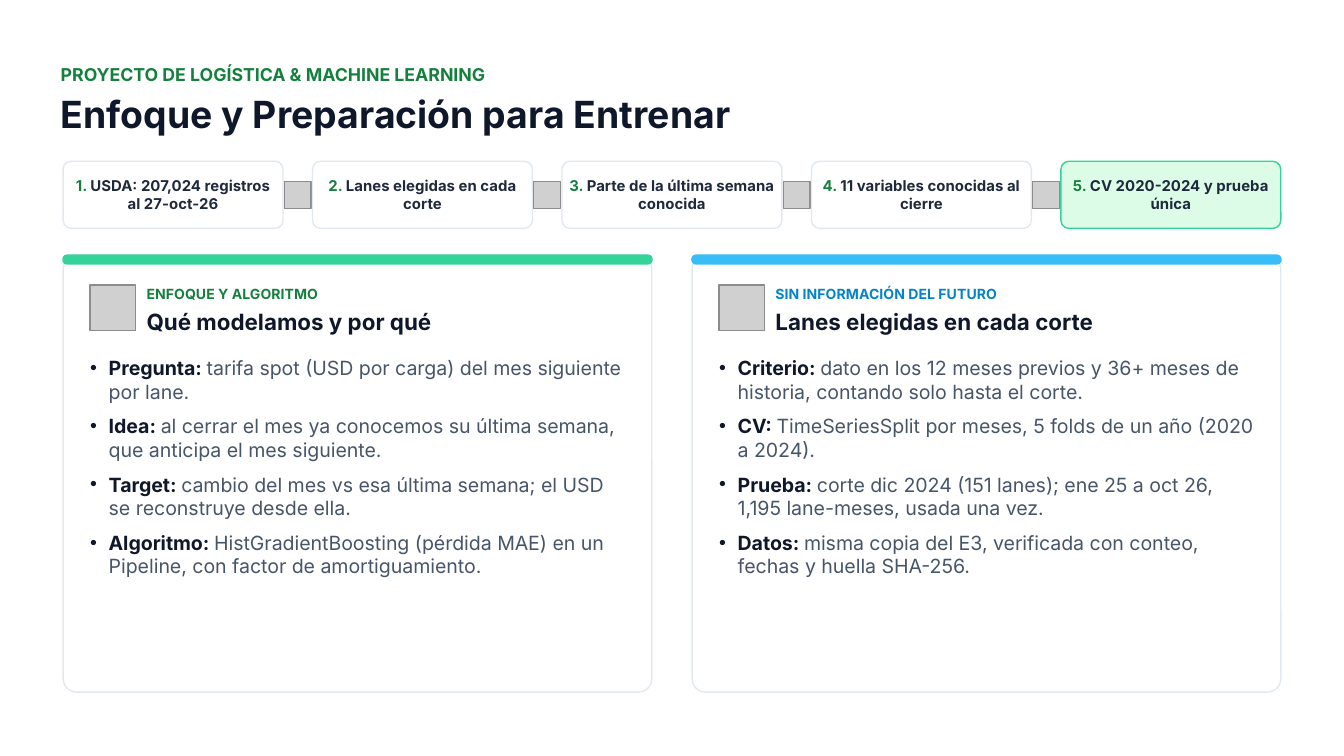
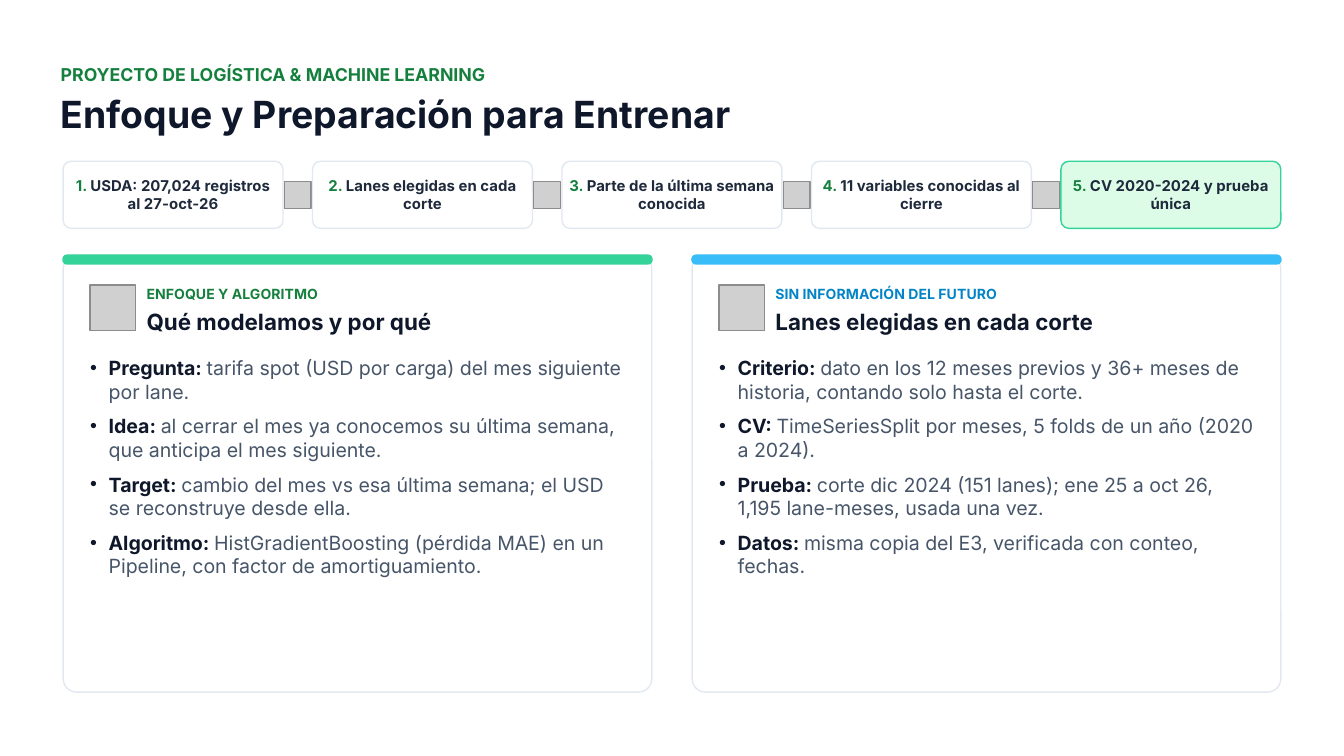
Before and after one commit to jmartinezvogel/reefer-spot-rate-forecasting, a slide deck: slide 2 of docs/ML_E4_Equipo1.pptx. Drawn at 1344x756 pixels with LibreOffice and Linux fonts; fonts in the diff are those of the drawing; grey boxes stand for pictures. Boxes give left, top, right and bottom in pixels: in the first picture for what was removed or moved away, otherwise in the second. Text is boxed around its words. In the diff, an @@ line names an element or a change of style, - is before the commit and + after.

```diff
--- a/docs/ML_E4_Equipo1.pptx
+++ b/docs/ML_E4_Equipo1.pptx
@@ text at (738, 535, 1198, 573): text changed @@
-• Datos: misma copia del E3, verificada con conteo, fechas y huella SHA-256.
+• Datos: misma copia del E3, verificada con conteo, fechas.
```
Also in this commit, not shown: 3 other slides changed.
